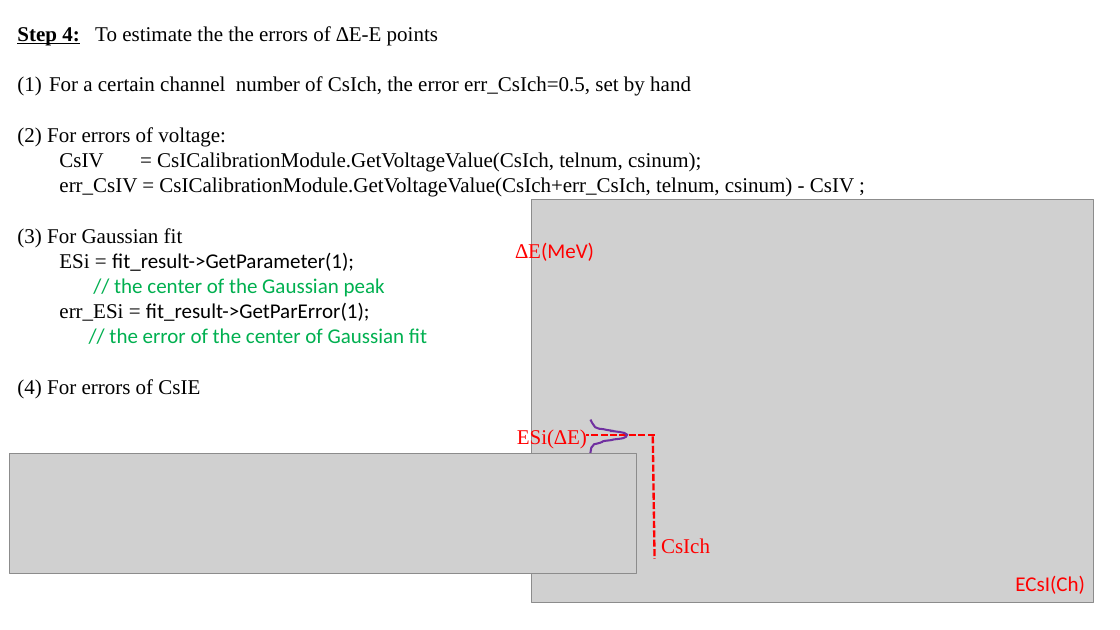
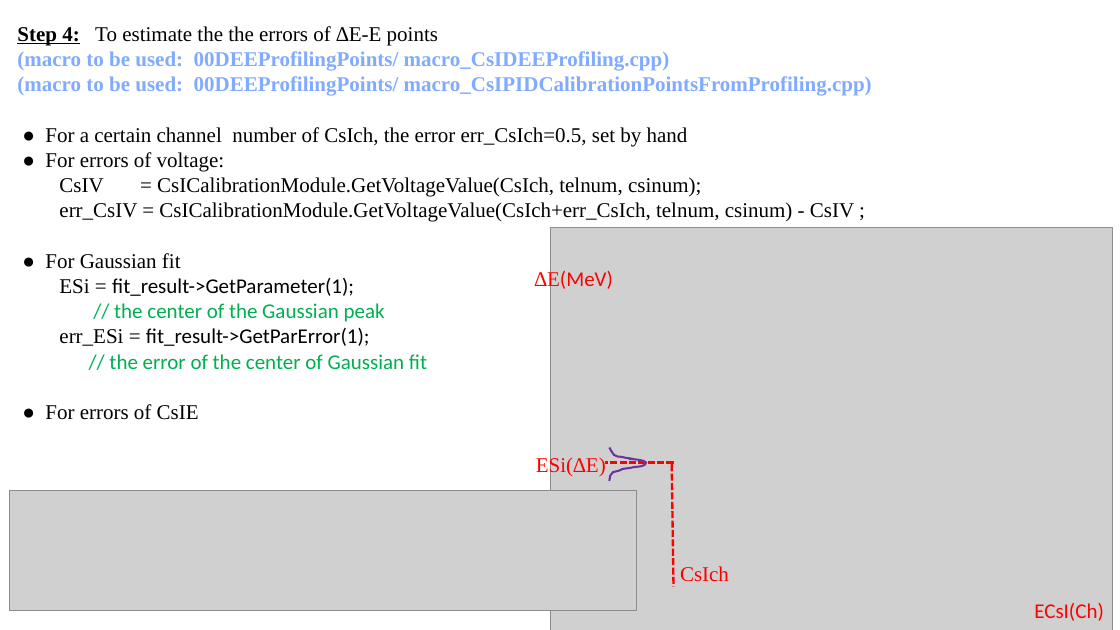
Before and after one commit to gfh16/StudyNotes, a slide deck: slide 6 of 2018Oct-Tutorial_HiRACsICalibrations.pptx. Drawn at 1120x630 pixels with LibreOffice and Linux fonts; fonts in the diff are those of the drawing; grey boxes stand for pictures. Boxes give left, top, right and bottom in pixels: in the first picture for what was removed or moved away, otherwise in the second. Text is boxed around its words. In the diff, an @@ line names an element or a change of style, - is before the commit and + after.

Commit message:
Added how to get kinematics points.

```diff
--- a/2018Oct-Tutorial_HiRACsICalibrations.pptx
+++ b/2018Oct-Tutorial_HiRACsICalibrations.pptx
@@ text at [17,51,872,172]: text changed; text colour #000000 to #81ABFF; bold on @@
-(1) For a certain channel number of CsIch, the error err_CsIch=0.5, set by hand
-(2) For errors of voltage:
+(macro to be used: 00DEEProfilingPoints/ macro_CsIDEEProfiling.cpp)
+(macro to be used: 00DEEProfilingPoints/ macro_CsIPIDCalibrationPointsFromProfiling.cpp)
+● For a certain channel number of CsIch, the error err_CsIch=0.5, set by hand
+● For errors of voltage:
@@ text at [45,253,181,269]: text changed @@
-(3) For Gaussian fit
+● For Gaussian fit
@@ text "∆E(MeV)": place and size @@
-text "∆E(MeV)" at [515,242,594,263]
+text "∆E(MeV)" at [534,270,613,291]
@@ text at [45,404,199,420]: text changed @@
-(4) For errors of CsIE
+● For errors of CsIE
@@ 3 texts, 2 lines, 1 picture, 1 freeform shape: place and size @@
-3 texts, 2 lines, 1 picture, 1 freeform shape at [517,200,1094,602]
+3 texts, 2 lines, 1 picture, 1 freeform shape at [536,228,1113,630]
@@ picture: place and size @@
-picture at [9,453,637,573]
+picture at [9,491,637,611]
```
Also in this commit, not shown: 9 other slides changed, 4 slides added, 3 slides removed.
